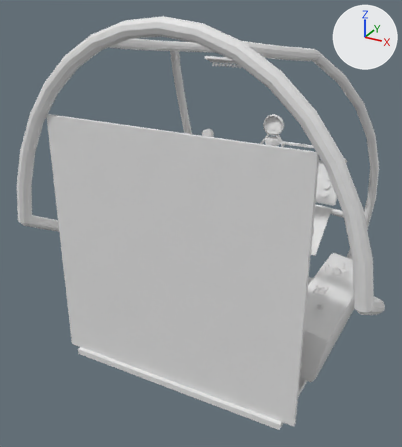
One commit to the glTF model assets/models/choppa/cockpit_scout.glb: the scene before it, then after it.
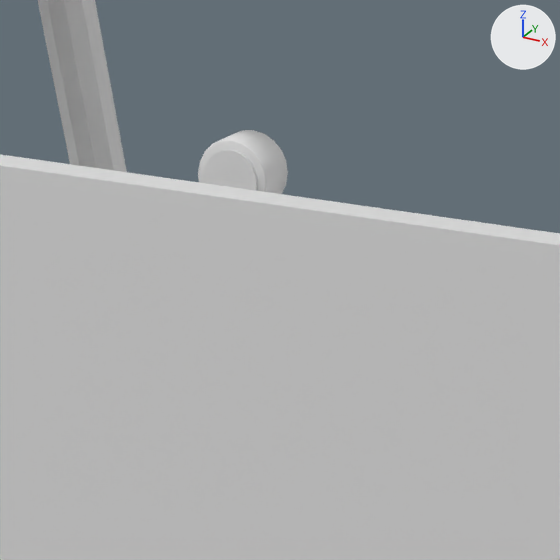
There are two pictures of each version: one whole from a 50 mm camera at (1.162, -2.251, 0.771) aimed at (-0.171, 0.173, -0.441), one close up on the part from 43% to 62% of the width and 25% to 42% of the height. Arrows for +X, +Y and +Z are at upper right; the lights stay in place. The last two pictures show the newer version. Vertices at exactly the same position are counted once.

Names of what the first close-up shows: 'frame', 'shell'.
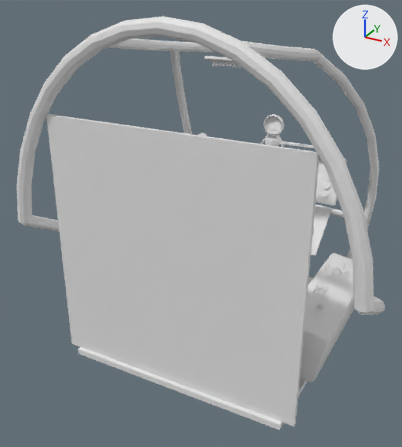
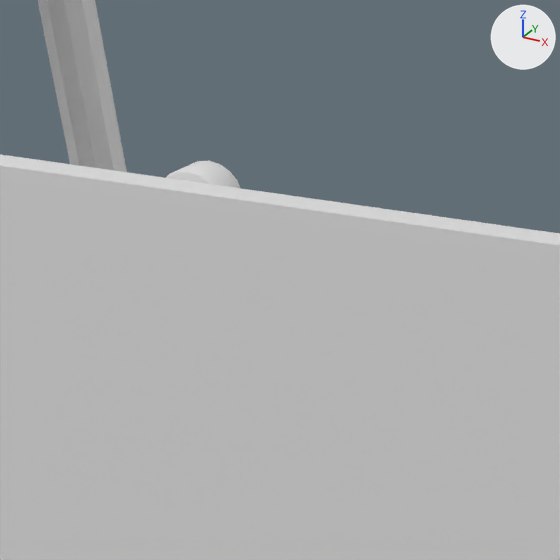
Edits to the bpy script that builds the scene:
```text
Change me_cube:
    where me_cube.from_pydata(...)  # 11276 vertices, 20896 faces; spans x -0.69..0.69, y -0.45..0.87, z -1.12..0.44
    used by ob_shell; location = (0.0, 0.0, 0.0)
    me_cube part 1: the loose piece of 120 vertices spanning x -0.39..-0.33, y 0.58..0.62, z -0.1..-0.04 is moved by (-0.04, 0.0, -0.03)
    me_cube part 2: the loose piece of 40 vertices spanning x -0.38..-0.34, y 0.58, z -0.09..-0.05 is moved by (-0.04, 0.0, -0.03)
```

Location of each change, [x1, y1, x2, y2] in pixels of the close-ups (560 x 560 px; the box of a moved part takes in the faces that stretch with it):
'shell', reshaped: before [0, 130, 560, 560]; after [0, 154, 560, 560]
part 1 of me_cube, moved or reshaped: before [198, 130, 288, 194]; after [166, 161, 240, 188]
part 2 of me_cube, moved or reshaped (not visible afterwards): before [204, 150, 258, 191]
